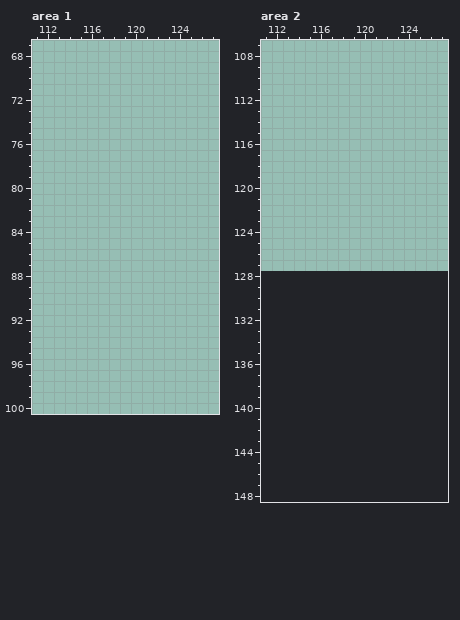
One commit to this pixel-art file: Assets/Aseprite/Tilesets/houseFurniture.aseprite. The picture above is the old version.
128x128 pixels, 1 frame. Colours within 5 levels of each other are drawn and written as one. Shown: area 1: x 111..127, y 67..100; area 2: x 111..127, y 107..148. The old version is drawn lined up with the new one, on the new canvas. The commit also changed other parts of the picture, which this record leaves out.
The same view after the edit:
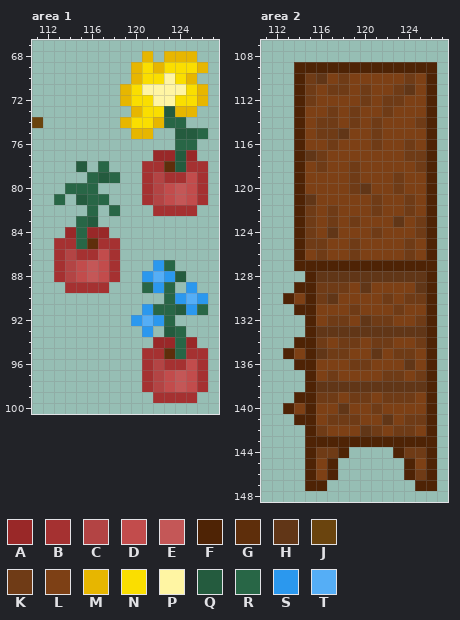
Palette (. is transparent): A #992828  B #a53131  C #b34444  D #c24c4c  E #c45757  F #4e2305  G #5e2e0b  H #613617  J #6a440e  K #6f3b16  L #7d4015  M #e7b600  N #fade00  P #fff5a3  Q #245b3e  R #286646  S #2b98ee  T #55aef6
Changes in this commit:
canvas 128x128 -> 128x256
Area 1:
y 68: x 121 . -> M; x 123..125 ... -> MMM
y 69: x 120..126 ....... -> MNMNNNM
y 70: x 120..125 ...... -> MNNPNM
y 71: x 119..126 ........ -> MNPPPPNM
y 72: x 119..126 ........ -> MNNPPNNM
y 73: x 120..125 ...... -> MNNQMM
y 74: x 111 . -> J; x 119..124 ...... -> MNNMRR
y 75: x 120..121 .. -> MM; x 124..126 ... -> QQR
y 76: x 124..125 .. -> RR
y 77: x 122..125 .... -> AAQA
y 78: x 115 . -> Q; x 117 . -> R; x 121..126 ...... -> BBGQBB
y 79: x 116..118 ... -> RQR; x 121..126 ...... -> BCBBDB
y 80: x 114..116 ... -> RRR; x 121..126 ...... -> BCDEDB
y 81: x 113 . -> R; x 115..117 ... -> QRR; x 121..126 ...... -> BCDEDB
y 82: x 116 . -> R; x 118 . -> R; x 122..125 .... -> BBBB
y 83: x 115..116 .. -> RQ
y 84: x 114..117 .... -> ARAA
y 85: x 113..118 ...... -> BBRGBB
y 86: x 113..118 ...... -> BCBBDB
y 87: x 113..118 ...... -> BCDEDB; x 122..123 .. -> SR
y 88: x 113..118 ...... -> BCDEDB; x 121..124 .... -> STSQ
y 89: x 114..117 .... -> BBBB; x 121..123 ... -> RSR; x 125 . -> S
y 90: x 123..126 .... -> RSTS
y 91: x 121..126 ...... -> SRRQSR
y 92: x 120..123 .... -> STSR
y 93: x 121 . -> S; x 123..124 .. -> QR
y 94: x 122..125 .... -> AARA
y 95: x 121..126 ...... -> BBGRBB
y 96: x 121..126 ...... -> BCBBDB
y 97..98: x 121..126 ...... -> BCDEDB
y 99: x 122..125 .... -> BBBB
Area 2:
y 109: x 114..126 ............. -> FFFFFFFFFFFFF
y 110: x 114..126 ............. -> FKHLKLLLLLKLF
y 111: x 114..126 ............. -> FKLKKLKLLKHLF
y 112: x 114..126 ............. -> FKLLLLKLKKLLF
y 113: x 114..126 ............. -> FLLKLKLLKLLLF
y 114: x 114..126 ............. -> FLKKLKLKLLLKF
y 115: x 114..126 ............. -> FLKKHLLKLLLLF
y 116: x 114..126 ............. -> FLLKLLLKLLKLF
y 117: x 114..126 ............. -> FHKLLLLLLLKKF
y 118: x 114..126 ............. -> FLKLLKLLLLLKF
y 119: x 114..126 ............. -> FLLLLKLLLKLLF
y 120: x 114..126 ............. -> FLLLLKHLLKLLF
y 121: x 114..126 ............. -> FHLLLLLKLLKLF
y 122: x 114..126 ............. -> FKLKLLLKLLKLF
y 123: x 114..126 ............. -> FKLKLKLLLHLKF
y 124: x 114..126 ............. -> FKLHLLLKLLLKF
y 125: x 114..126 ............. -> FKKLLKLLLLKLF
y 126: x 114..126 ............. -> FLKLLKLLLLKLF
y 127: x 114..126 ............. -> FFFFFFFFFFFFF
y 128: x 115..126 ............ -> FHHHHHHHHHHF
y 129: x 114..126 ............. -> FFKKKLHLLLLHF
y 130: x 113..126 .............. -> FLFKHLLLLKLKKF
y 131: x 114..126 ............. -> FFLLLKLLLKLLF
y 132: x 115..126 ............ -> FLKKLHKKLLKF
y 133: x 115..126 ............ -> FHHHHHHHHHHF
y 134: x 114..126 ............. -> FFKLKKLKKLLKF
y 135: x 113..126 .............. -> FLFHKKLLHLKKLF
y 136: x 114..126 ............. -> FFLLLKKLLLHLF
y 137: x 115..126 ............ -> FLKLLLLKKLKF
y 138: x 115..126 ............ -> FHHHHHHHHHHF
y 139: x 114..126 ............. -> FFKKLKKLKKKLF
y 140: x 113..126 .............. -> FLFLLHLLKLLLLF
y 141: x 114..126 ............. -> FFLKKKLLHLKKF
y 142: x 115..126 ............ -> FKLLLHKLKKLF
y 143: x 115..126 ............ -> FFFFFFFFFFFF
y 144: x 115..118 .... -> FKKF; x 123..126 .... -> FKKF
y 145: x 115..117 ... -> FLF; x 124..126 ... -> FLF
y 146: x 115..117 ... -> FLF; x 124..126 ... -> FKF
y 147: x 115..116 .. -> FF; x 125..126 .. -> FF
Changed places in both pictures, as pixel boxes (x1, y1, x2, y2):
added: (32, 51, 208, 403)
added: (283, 62, 437, 491)
